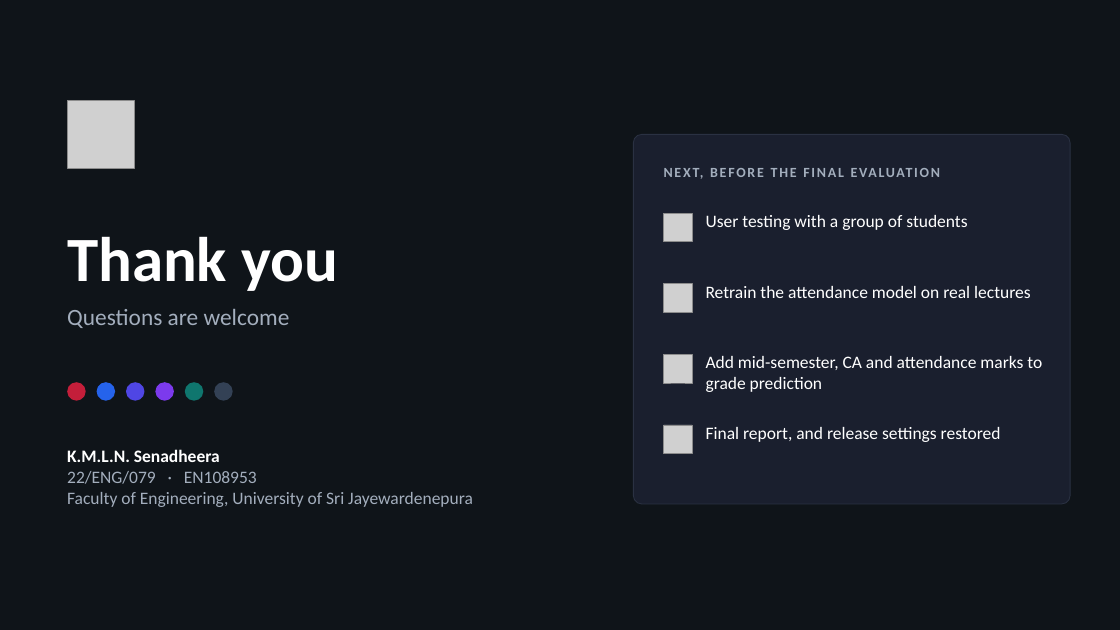
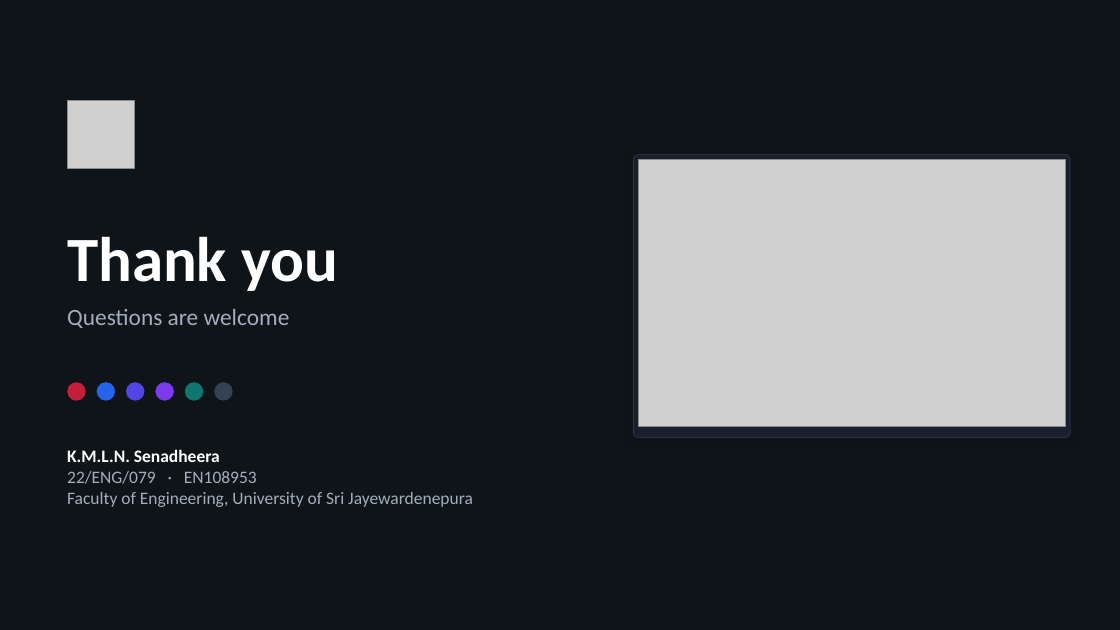
Before and after one commit to Senadheera-eng/Performance-Evaluation-System, a slide deck: slide 12 of presentations/PES_Mid_Progress_Evaluation.pptx (slide 9 before the commit). Drawn at 1120x630 pixels with LibreOffice and Linux fonts; fonts in the diff are those of the drawing; grey boxes stand for pictures. Boxes give left, top, right and bottom in pixels: in the first picture for what was removed or moved away, otherwise in the second. Text is boxed around its words. In the diff, an @@ line names an element or a change of style, - is before the commit and + after.

```diff
--- a/presentations/PES_Mid_Progress_Evaluation.pptx
+++ b/presentations/PES_Mid_Progress_Evaluation.pptx
@@ rounded rectangle: place and size @@
-rounded rectangle at [634,134,1070,504]
+rounded rectangle at [634,155,1070,438]
@@ rounded rectangle at [634,155,1070,438]: shadow on; proportions changed @@
@@ picture added at [639,160,1065,426] @@
@@ text removed at [664,164,1050,189] @@
-NEXT, BEFORE THE FINAL EVALUATION
@@ picture removed at [664,213,692,242] @@
@@ text removed at [706,215,967,230] @@
-User testing with a group of students
@@ picture removed at [664,284,692,313] @@
@@ text removed at [706,286,1031,298] @@
-Retrain the attendance model on real lectures
@@ picture removed at [664,355,692,383] @@
@@ text removed at [706,356,1042,392] @@
-Add mid-semester, CA and attendance marks to grade prediction
@@ picture removed at [664,425,692,454] @@
@@ text removed at [706,427,1001,442] @@
-Final report, and release settings restored
```
Also in this commit, not shown: 7 other slides changed, 4 slides added.
